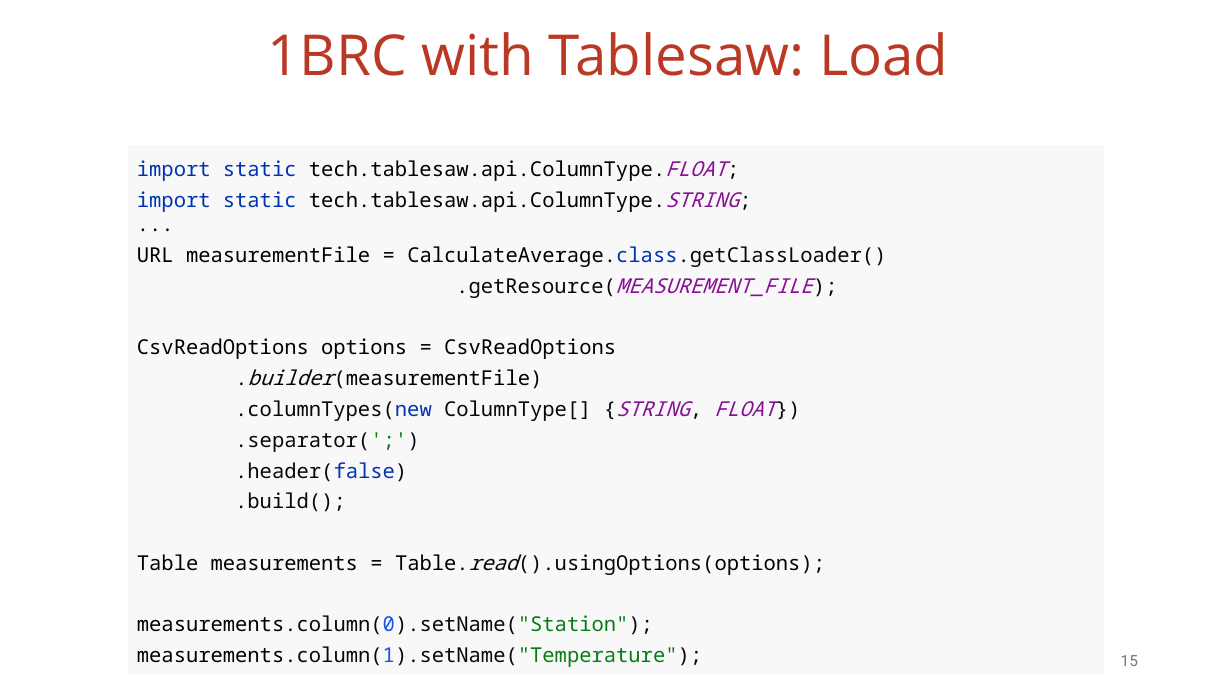
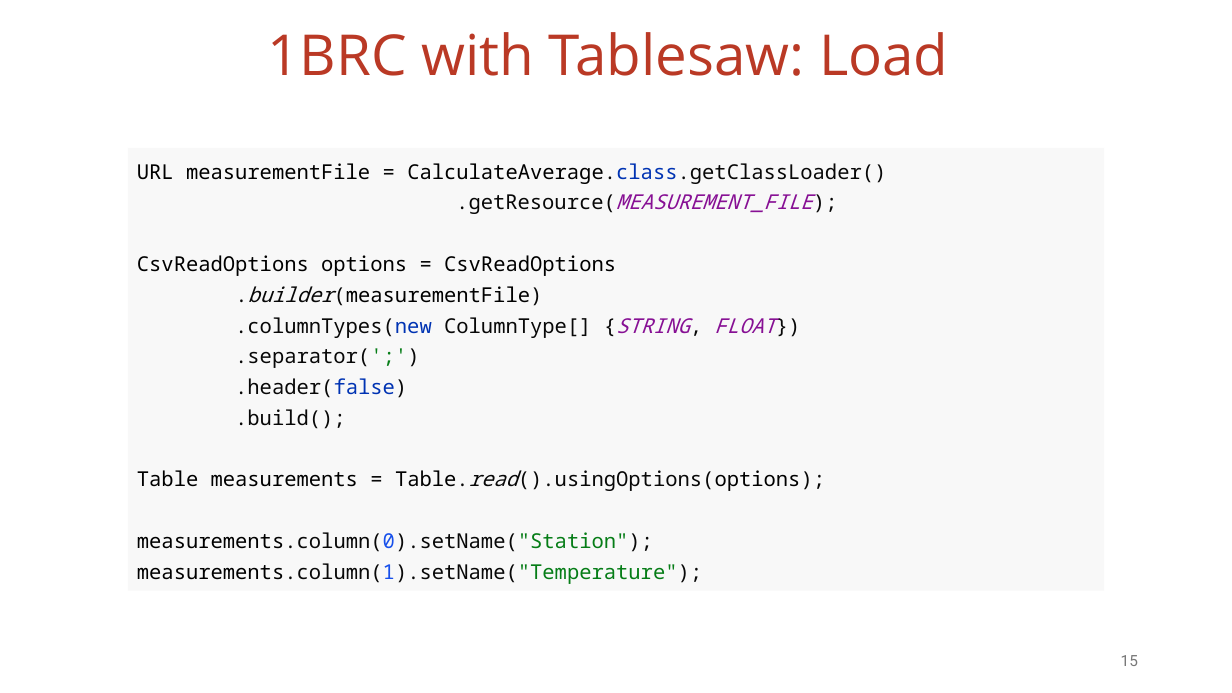
Before and after one commit to vmzakharov/missing-dataframe-talk, a slide deck: slide 15 of presentation/Missing_Dataframe_Short.pptx. Drawn at 1232x693 pixels with LibreOffice and Linux fonts; fonts in the diff are those of the drawing. Boxes give left, top, right and bottom in pixels: in the first picture for what was removed or moved away, otherwise in the second. Text is boxed around its words. In the diff, an @@ line names an element or a change of style, - is before the commit and + after.

Commit message:
adds a pdf copy of the slides, tablesaw tests

```diff
--- a/presentation/Missing_Dataframe_Short.pptx
+++ b/presentation/Missing_Dataframe_Short.pptx
@@ rectangle "URL measurementFile = CalculateAverage.class.getClassLoader( ...": place and size @@
-rectangle "URL measurementFile = CalculateAverage.class.getClassLoader( ..." at [128, 145, 1104, 675]
+rectangle "URL measurementFile = CalculateAverage.class.getClassLoader( ..." at [128, 148, 1104, 591]
@@ text in rectangle at [137, 160, 739, 212]: paragraphs removed @@
-import static tech.tablesaw.api.ColumnType.FLOAT;
-import static tech.tablesaw.api.ColumnType.STRING;
-...
```
Also in this commit, not shown: 6 other slides changed, 1 slide added, 3 other files.
